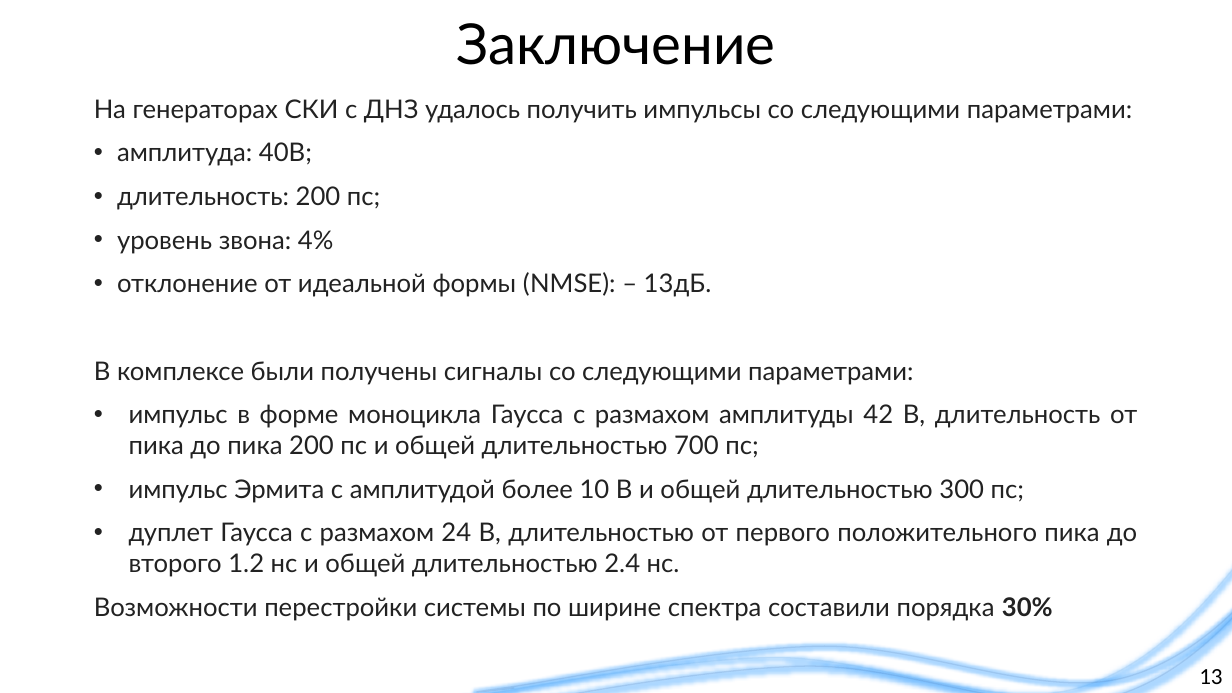
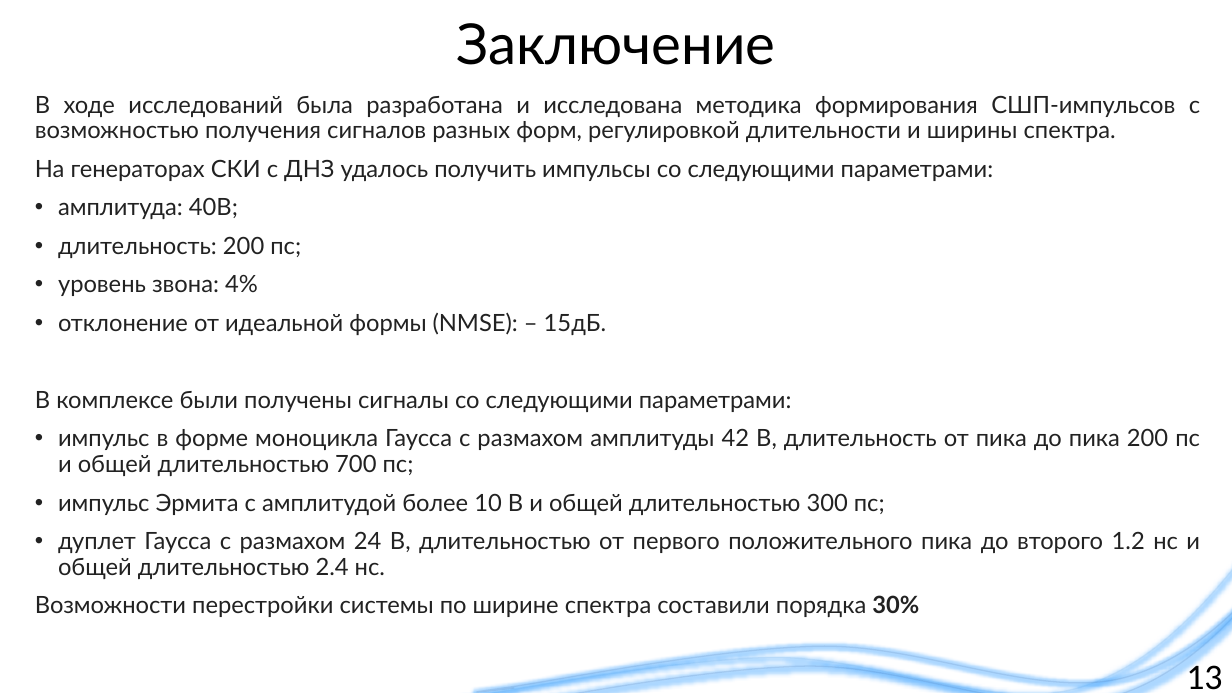
Before and after one commit to liveinscarlet/Study, a slide deck: slide 13 of Диссертация и предзащита/Презентация для предзащиты.pptx. Drawn at 1232x693 pixels with LibreOffice and Linux fonts; fonts in the diff are those of the drawing; background and template pictures are left out. Boxes give left, top, right and bottom in pixels: in the first picture for what was removed or moved away, otherwise in the second. Text is boxed around its words. In the diff, an @@ line names an element or a change of style, - is before the commit and + after.

```diff
--- a/Диссертация и предзащита/Презентация для предзащиты.pptx
+++ b/Диссертация и предзащита/Презентация для предзащиты.pptx
@@ text "В ходе исследований была разработана ..." moved from (x1=94, y1=99, x2=1137, y2=621) to (x1=35, y1=95, x2=1200, y2=617) @@
@@ text at (x1=35, y1=95, x2=1200, y2=142): paragraph added @@
+В ходе исследований была разработана и исследована методика формирования СШП-импульсов с возможностью получения сигналов разных форм, регулировкой длительности и ширины спектра.
@@ text at (x1=35, y1=159, x2=1200, y2=617): size 20 to 18.5 pt in "На генераторах СКИ с ДНЗ удалось получить ...", "амплитуда: 40В;", "длительность: 200 пс;", "уровень звона: 4%" and 5 more places; line spacing 1 to 0.9; indent changed @@
@@ text at (x1=58, y1=312, x2=606, y2=335): text changed; size 20 to 18.5 pt @@
-• отклонение от идеальной формы (NMSE): – 13дБ.
+• отклонение от идеальной формы (NMSE): – 15дБ.
@@ page number at (x1=1186, y1=659, x2=1222, y2=690): size 18 to 28 pt @@
```
Also in this commit, not shown: 5 other slides changed.
